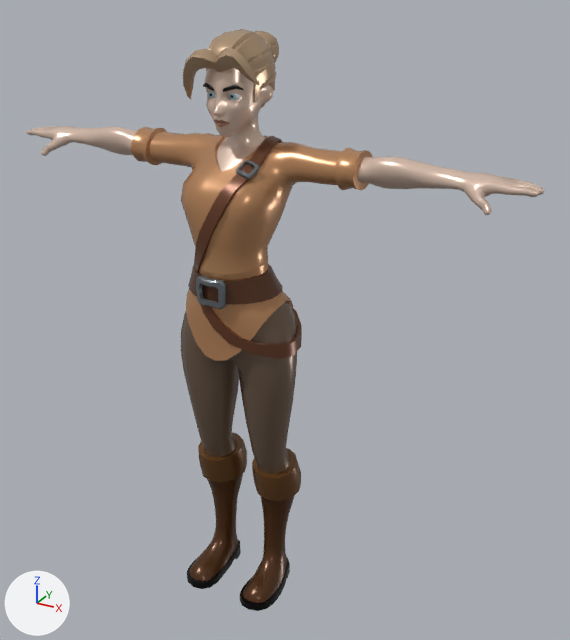
What one commit did to the glTF model public/avatar/models/face/sm_female_face_01.glb.
One viewpoint serves both versions: a 50 mm camera at (1.248, -1.966, 2.03) aimed at (0.111, 0.103, 0.995). Lighting does not change. The marker at lower left points along +X, +Y and +Z. The picture after the commit comes second. Where no turn or scale is listed for an object, it has been applied to the vertices.

The first picture shows 'SM_Female_Base_Arms', 'SM_Female_Base_Body', 'SM_Female_Base_Boots', 'SM_Female_Base_Legs', 'SM_Female_Body_Face_01', 'SM_Female_Hair_01'.
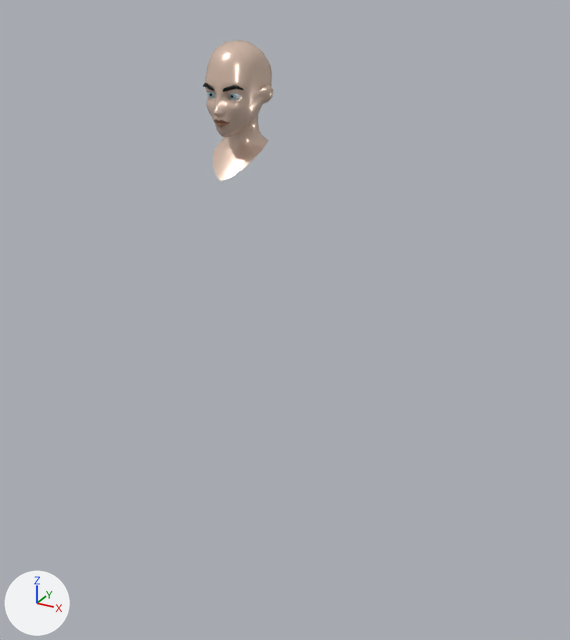
What the commit changed:
Object 'SM_Female_Base_Arms' (ob_sm_female_base_arms) now shows nothing instead of me_sm_female_base_arms.
Object 'SM_Female_Base_Body' (ob_sm_female_base_body) now shows nothing instead of me_sm_female_base_body.
Object 'SM_Female_Base_Boots' (ob_sm_female_base_boots) now shows nothing instead of me_sm_female_base_boots.
Object 'SM_Female_Base_Legs' (ob_sm_female_base_legs) now shows nothing instead of me_sm_female_base_legs.
Object 'SM_Female_Hair_01' (ob_sm_female_hair_01) now shows nothing instead of me_sm_female_hair_01.

Pixel boxes [x1, y1, x2, y2] of what changed, in the pictures (570 x 640 px):
'SM_Female_Base_Body', no longer drawn (brown)
    before: [131, 127, 373, 309]
'SM_Female_Base_Legs', no longer drawn (brown)
    before: [181, 290, 302, 474]
'SM_Female_Base_Boots', no longer drawn (brown)
    before: [187, 432, 301, 611]
'SM_Female_Base_Arms', no longer drawn
    before: [26, 126, 545, 215]
'SM_Female_Hair_01', no longer drawn (brown)
    before: [183, 29, 279, 108]
